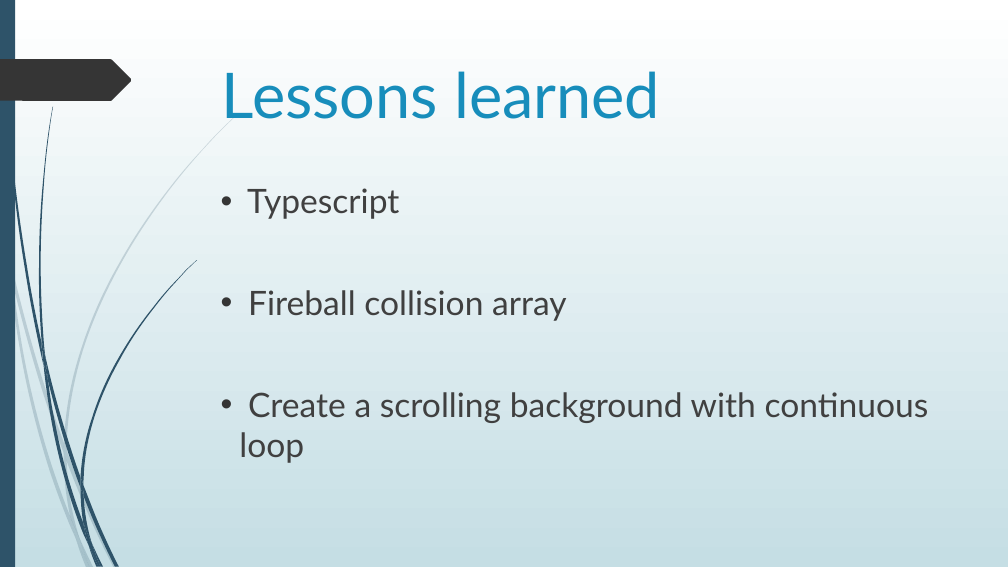
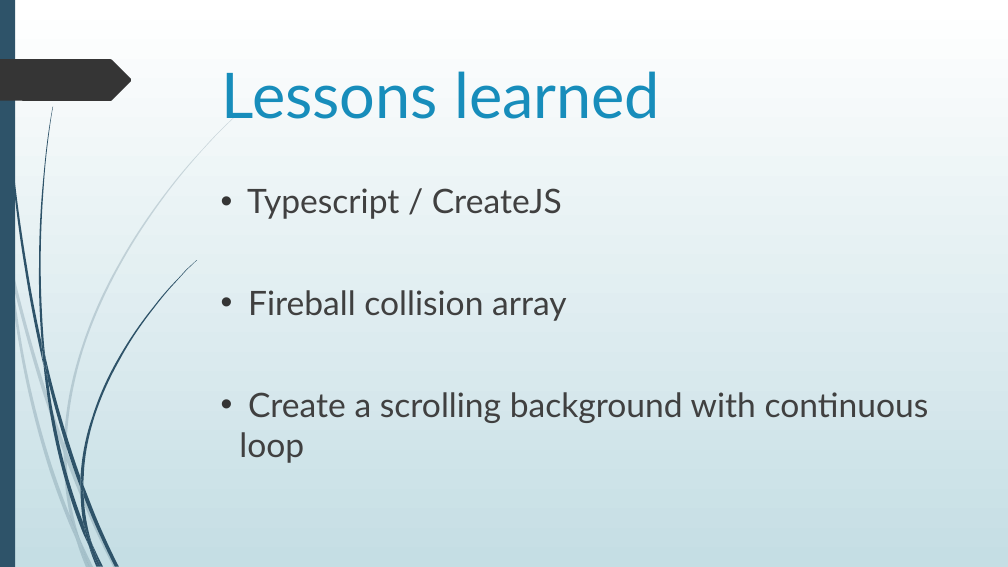
Before and after one commit to DKrein/COMP397-FinalProject, a slide deck: slide 11 of Doc/Presentation.pptx. Drawn at 1008x567 pixels with LibreOffice and Linux fonts; fonts in the diff are those of the drawing. Boxes give left, top, right and bottom in pixels: in the first picture for what was removed or moved away, otherwise in the second. Text is boxed around its words. In the diff, an @@ line names an element or a change of style, - is before the commit and + after.

```diff
--- a/Doc/Presentation.pptx
+++ b/Doc/Presentation.pptx
@@ text at box(247, 188, 562, 219): text changed @@
-    • Typescript
+    • Typescript / CreateJS
```
Also in this commit, not shown: 7 other files.
